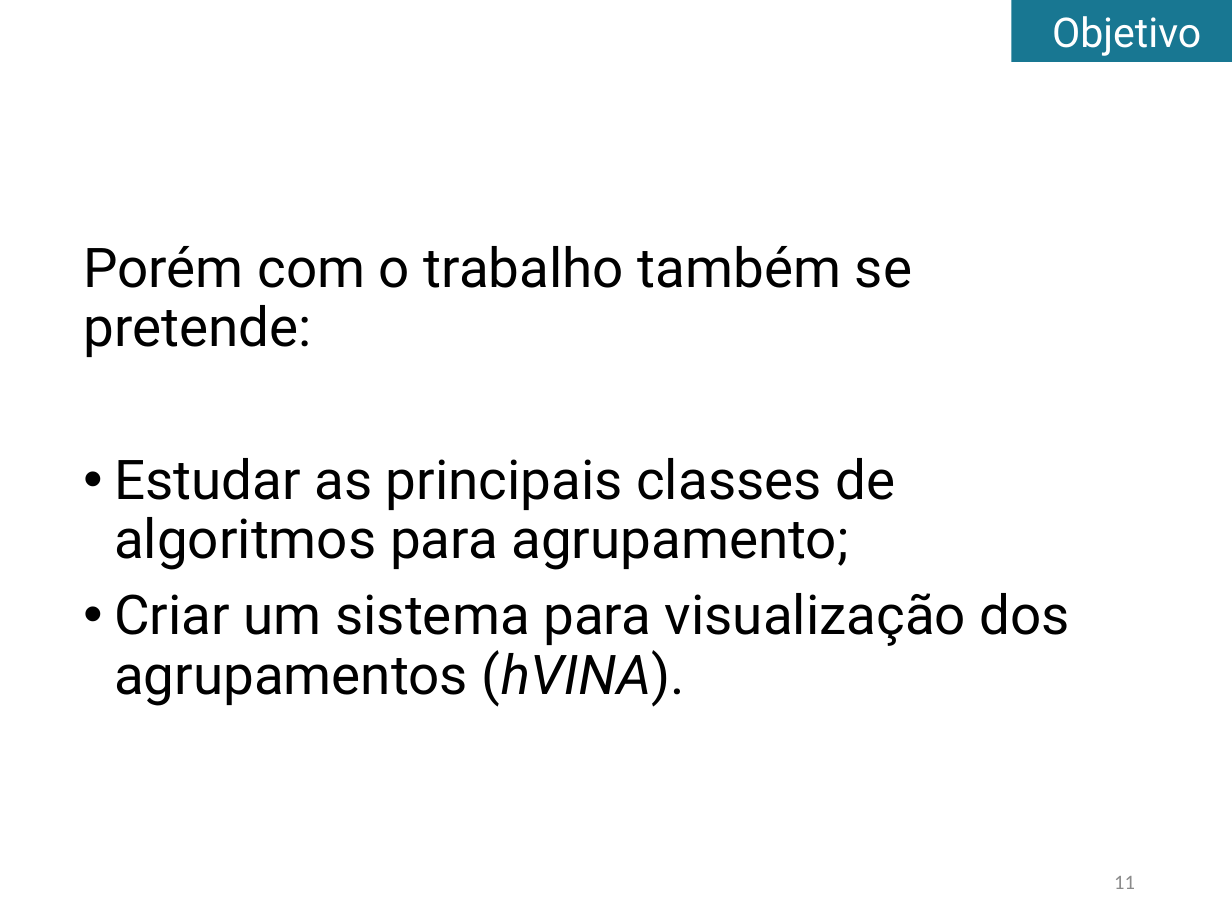
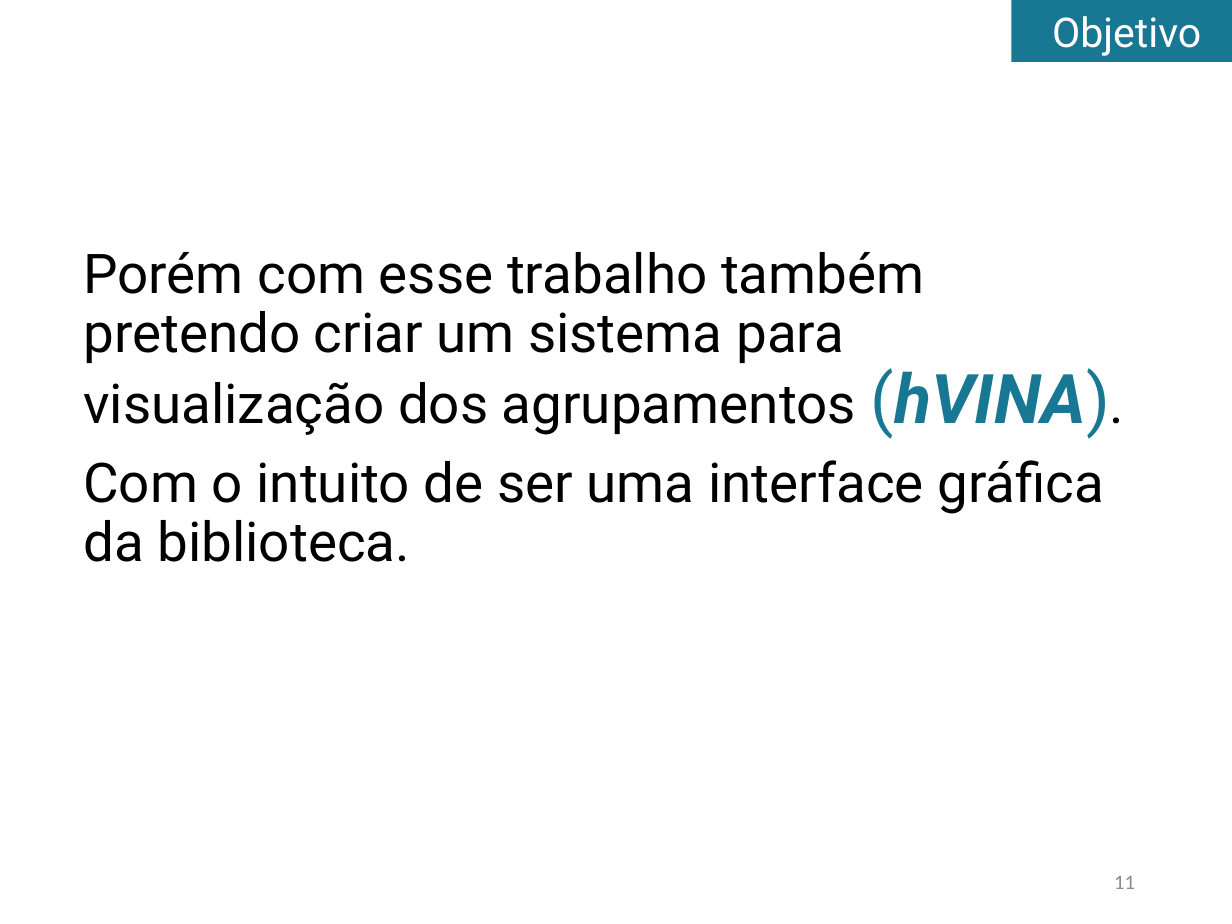
Before and after one commit to tomferreira/mac499, a slide deck: slide 11 of apresentacao/Apresentacao.pptx. Drawn at 1232x924 pixels with LibreOffice and Linux fonts; fonts in the diff are those of the drawing. Boxes give left, top, right and bottom in pixels: in the first picture for what was removed or moved away, otherwise in the second. Text is boxed around its words. In the diff, an @@ line names an element or a change of style, - is before the commit and + after.

```diff
--- a/apresentacao/Apresentacao.pptx
+++ b/apresentacao/Apresentacao.pptx
@@ text at <box>83,252,1110,562</box>: text changed @@
-Porém com o trabalho também se pretende:
-• Estudar as principais classes de algoritmos para agrupamento;
-• Criar um sistema para visualização dos agrupamentos (hVINA).
+Porém com esse trabalho também pretendo criar um sistema para visualização dos agrupamentos (hVINA).
+Com o intuito de ser uma interface gráfica da biblioteca.
```
Also in this commit, not shown: 21 other slides changed, 15 slides added, 2 slides removed.
